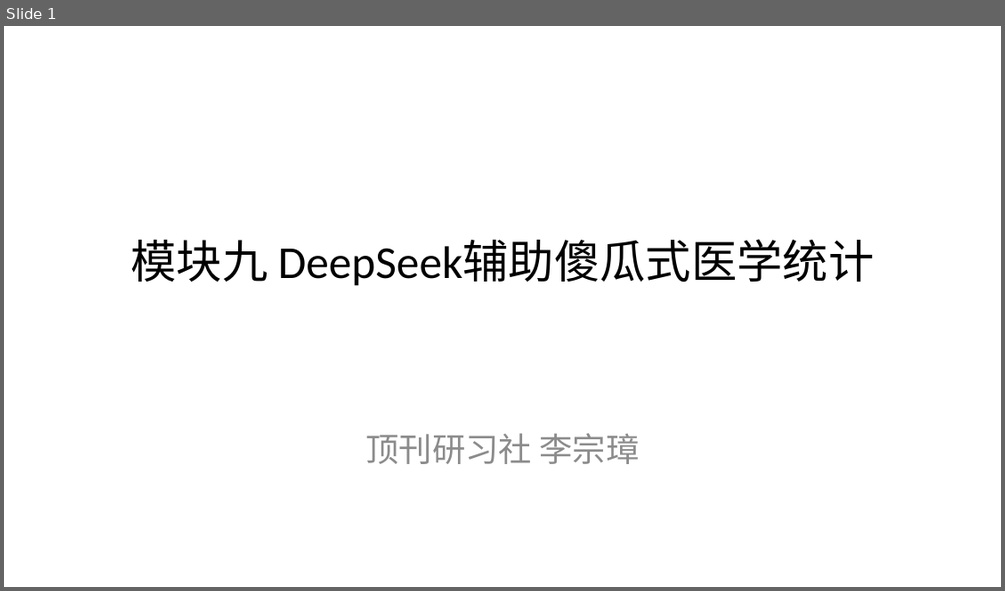
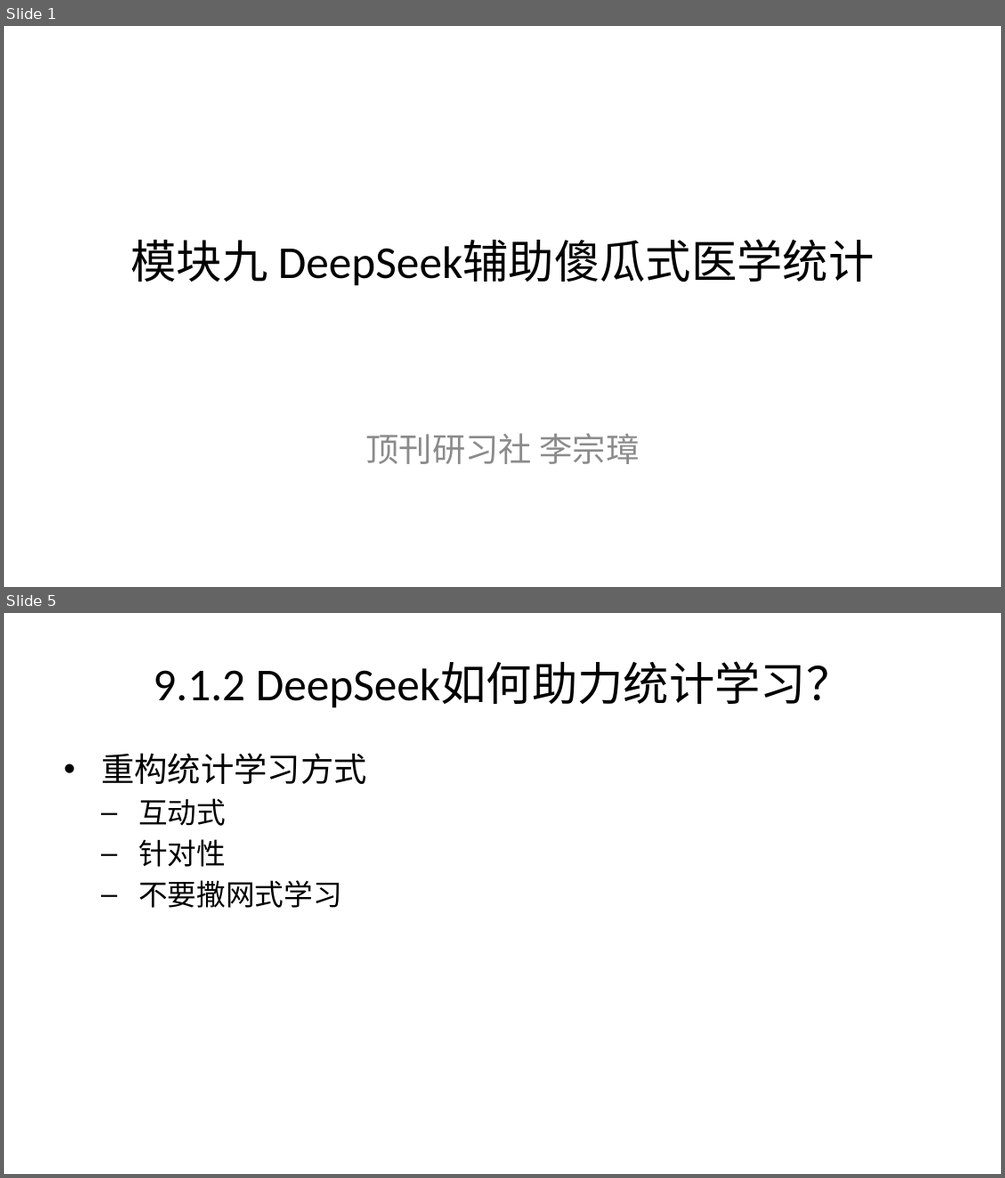
Before and after one commit to lizongzhang/deepseekcamp, a slide deck: docs/L9_slide.pptx. Shown one above the other, each under a label of ours: slide 1 before the commit, slides 1 and 5 after it; the slides between them are not shown. The pictures are 1005x591 and 1005x1178 pixels, drawn with LibreOffice and Linux fonts; fonts in the diff are those of the drawing. Boxes give left, top, right and bottom in pixels: in the first picture for what was removed or moved away, otherwise in the second. Text is boxed around its words. In the diff, an @@ line names an element or a change of style, - is before the commit and + after.

```diff
--- a/docs/L9_slide.pptx
+++ b/docs/L9_slide.pptx
@@ slide 5 added at (x1=4, y1=613, x2=1001, y2=1174), background #FFFFFF @@
@@ title added at (x1=153, y1=662, x2=852, y2=708), 33 pt, text #000000 @@
+9.1.2 DeepSeek如何助力统计学习？
@@ text added at (x1=101, y1=753, x2=367, y2=908), 21 pt, text #000000 @@
+• 重构统计学习方式
+  – 互动式
+  – 针对性
+  – 不要撒网式学习
```
Also in this commit, not shown: 3 slides changed, 21 other slides added, 9 other files.
